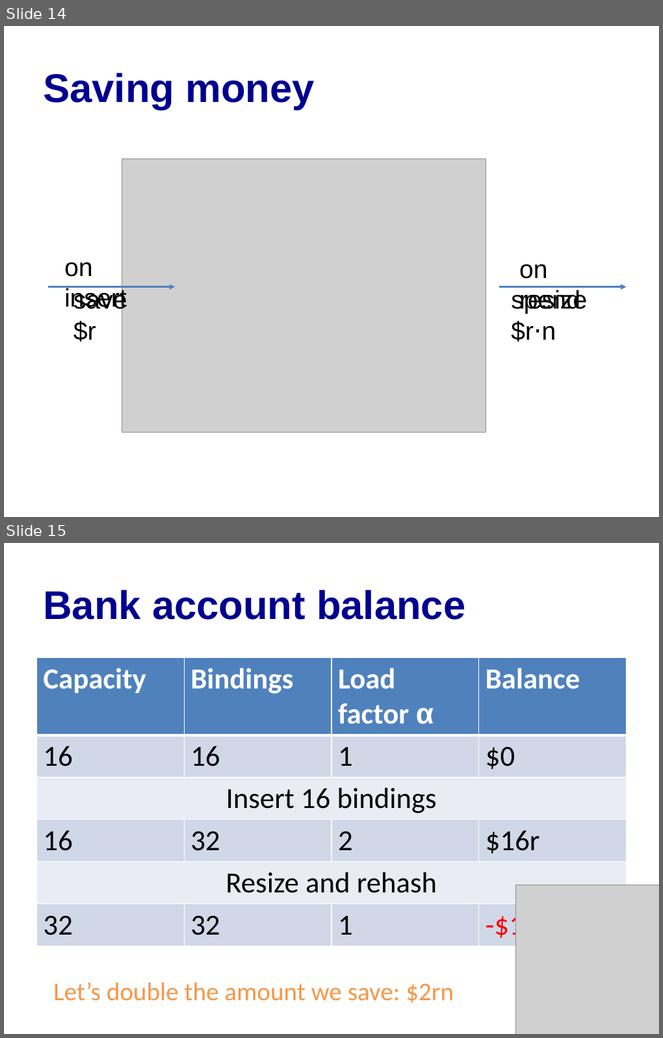
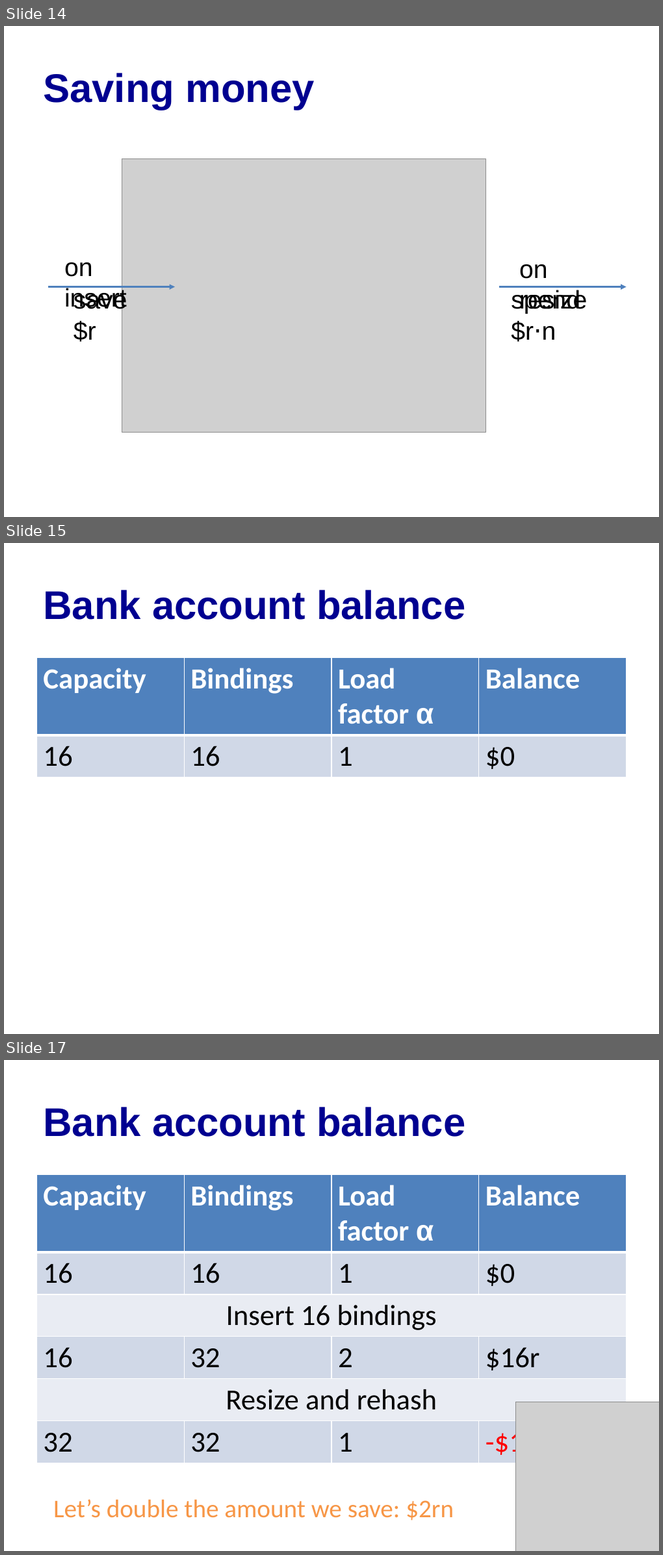
Before and after one commit to cs3110/materials-2019fa, a slide deck: 14-amortized/lec.pptx. Shown one above the other, each under a label of ours: slides 14 and 15 before the commit, slides 14, 15 and 17 after it; the slides between them are not shown. The pictures are 663x1038 and 663x1555 pixels, drawn with LibreOffice and Linux fonts; fonts in the diff are those of the drawing; grey boxes stand for pictures. Boxes give left, top, right and bottom in pixels: in the first picture for what was removed or moved away, otherwise in the second. Text is boxed around its words. In the diff, an @@ line names an element or a change of style, - is before the commit and + after.

```diff
--- a/14-amortized/lec.pptx
+++ b/14-amortized/lec.pptx
@@ slide 15 added at <box>4,543,659,1034</box>, background #FFFFFF @@
@@ title added at <box>43,590,466,620</box>, 44 pt, text #000090, bold @@
+Bank account balance
@@ table added at <box>36,657,627,776</box>, 2 rows, 4 columns @@
+Capacity | Bindings | Load factor α | Balance
+16 | 16 | 1 | $0
@@ what was slide 15 is now slide 17 @@
```
Also in this commit, not shown: 3 slides changed, 4 other slides added.
